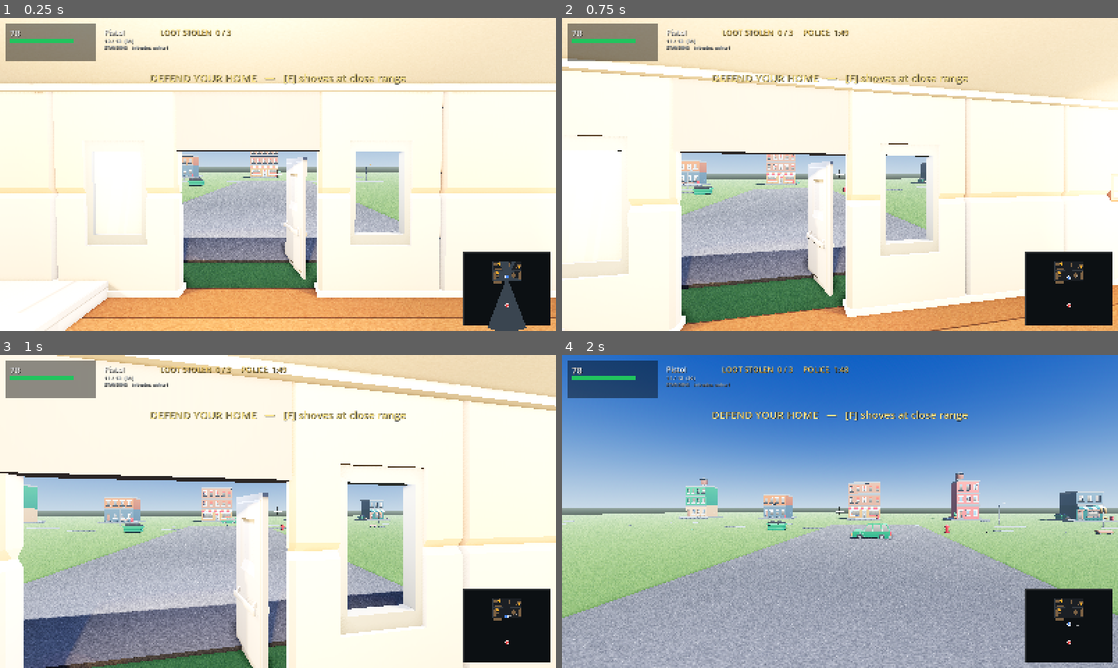
Above: before the commit, frames 1-4 (two rows, left to right).
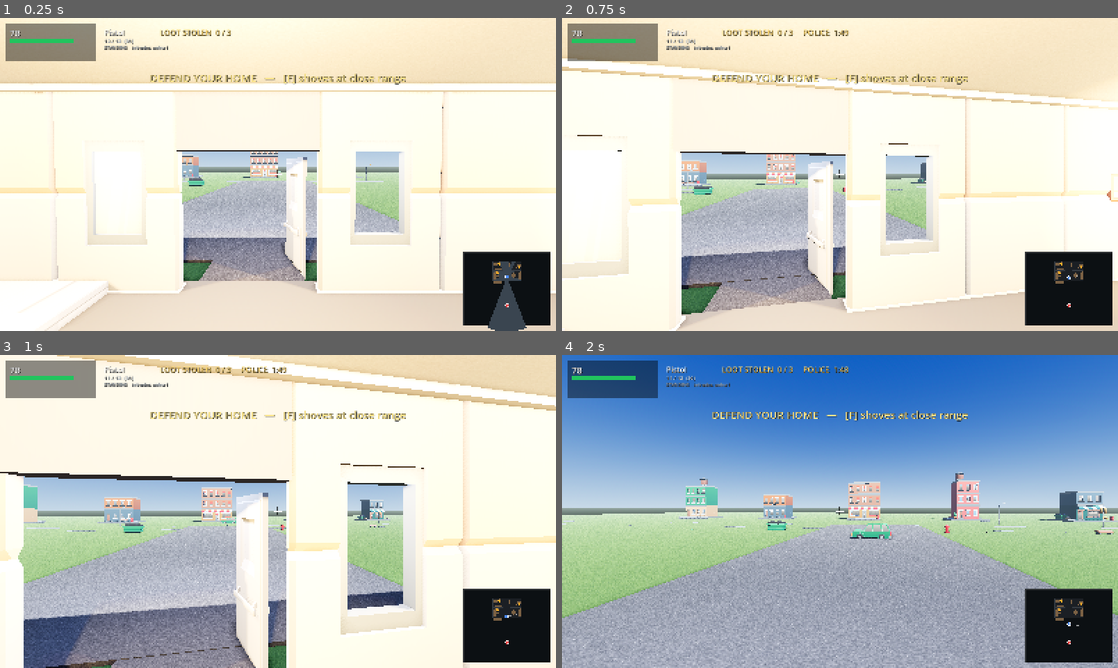
Above: after the commit, the same moments.

Repository: richardbrandel/home-invasion-godot
Game: Godot game, scene res://scenes/main.tscn
Two runs of this game, one before a commit and one after it. Both use one fixed random seed, a clock stepped at 60 frames per second and the inputs below.
Inputs (mouse positions are in pixels of both pictures, inside the frame that each line leads up to):
- Up to frame 1 (0.25 s): no input
- Up to frame 2 (0.75 s): tap Enter at 0.5, 0.6 s; move the mouse to (867, 174) at 0.52 s; hold W from 0.53 s (still down); click (867, 174) at 0.67 s
- Up to frame 3 (1 s): keep holding W
- Up to frame 4 (2 s): keep holding W; move the mouse to (812, 511) at 1.27 s; tap 1 at 1.35 s

The runs differ from the first frame. In frame 1, 11% of the frame differs, in the area x 10-100%, y 77-100%; in frame 2, 7.5%; in frame 3, 1.2%; in frame 4, nothing differs.

Commit message:
Give the roof an eave, the house a plinth, and the door a path (items 5 and 6)
The overhang was never the problem: 0.45 m is an ordinary eave. What was missing is
the FASCIA, the trim board along the edge. Without it a roof is just the dark
underside of a box -- a heavy lid rather than a roof -- and a pale board catching the
light gives the eave a line. The gutter under it finishes the read.

Also:
- A plinth where the wall meets the ground. The wall grew straight out of the grass,
  which is part of what made the house read as a set piece.
- A path from the drive to the front door. The drive stopped a metre short of the
  house, so the door opened onto bare lawn.

Verified by render: the eave now has an edge and a gutter line, and the path meets
the drive.

Not done from item 5: the windows. They are still flat insets with the trim's teal
baked into the atlas, and there are no interior curtains. That needs a sill placed
per window bay inside build_wall_run, which knows where the bays are.

Heist 7/7, wallshot clean, 91 + 41 tests pass.

Diff:
--- a/scripts/house.gd
+++ b/scripts/house.gd
@@ -278,6 +278,31 @@
 		m.material_override = roof
 		parent.add_child(m)
 
+	# FASCIA AND GUTTER along each eave edge.
+	#
+	# The overhang was never the problem — 0.45 m is an ordinary eave. What was missing is
+	# the fascia, the trim board along the edge, and without it the roof is just the dark
+	# underside of a box: a heavy lid rather than a roof. A pale board catches the light and
+	# gives the eave a line, and the gutter under it finishes the read.
+	var fascia := _flat(Color(0.90, 0.89, 0.86))
+	var gutter := _flat(Color(0.52, 0.53, 0.55))
+	for s2 in [-1.0, 1.0]:
+		var f := MeshInstance3D.new()
+		var fb := BoxMesh.new()
+		fb.size = Vector3(house.size.x + over * 2.0 + 0.06, 0.15, 0.05)
+		f.mesh = fb
+		f.position = Vector3(mid_x, eave_y - 0.055, mid_z + s2 * half)
+		f.material_override = fascia
+		parent.add_child(f)
+
+		var g := MeshInstance3D.new()
+		var gb := BoxMesh.new()
+		gb.size = Vector3(house.size.x + over * 2.0 + 0.06, 0.075, 0.10)
+		g.mesh = gb
+		g.position = Vector3(mid_x, eave_y - 0.165, mid_z + s2 * (half + 0.035))
+		g.material_override = gutter
+		parent.add_child(g)
+
 	var cap := MeshInstance3D.new()
 	var cb := BoxMesh.new()
 	cb.size = Vector3(house.size.x + over * 2.0 + 0.1, 0.16, 0.34)
@@ -536,6 +561,27 @@
 	head_mat.roughness = 0.93
 	head.material_override = head_mat
 
+	# PLINTH: the skirt where the wall meets the ground. Without it the wall grows straight
+	# out of the grass, which is one of the things that made it read as a set piece.
+	var plinth := MeshInstance3D.new()
+	var pb := BoxMesh.new()
+	pb.size = Vector3(house.size.x + 0.20, 0.36, house.size.y + 0.20)
+	plinth.mesh = pb
+	plinth.position = Vector3(house.position.x + house.size.x * 0.5, -0.10,
+		house.position.y + house.size.y * 0.5)
+	plinth.material_override = _flat(Color(0.42, 0.41, 0.39))
+	parent.add_child(plinth)
+
+	# PATH from the drive to the front door. The drive stops a metre short of the house, so
+	# the door opened onto bare grass.
+	var path := MeshInstance3D.new()
+	var pab := BoxMesh.new()
+	pab.size = Vector3(1.70, 0.05, 2.60)
+	path.mesh = pab
+	path.position = Vector3(0.0, 0.025, house.end.y + 1.20)
+	path.material_override = _textured("res://assets/textures/driveway.png", 1.2, 2.0)
+	parent.add_child(path)
+
 	# lawn
 	var lawn := MeshInstance3D.new()
 	var plane := PlaneMesh.new()
